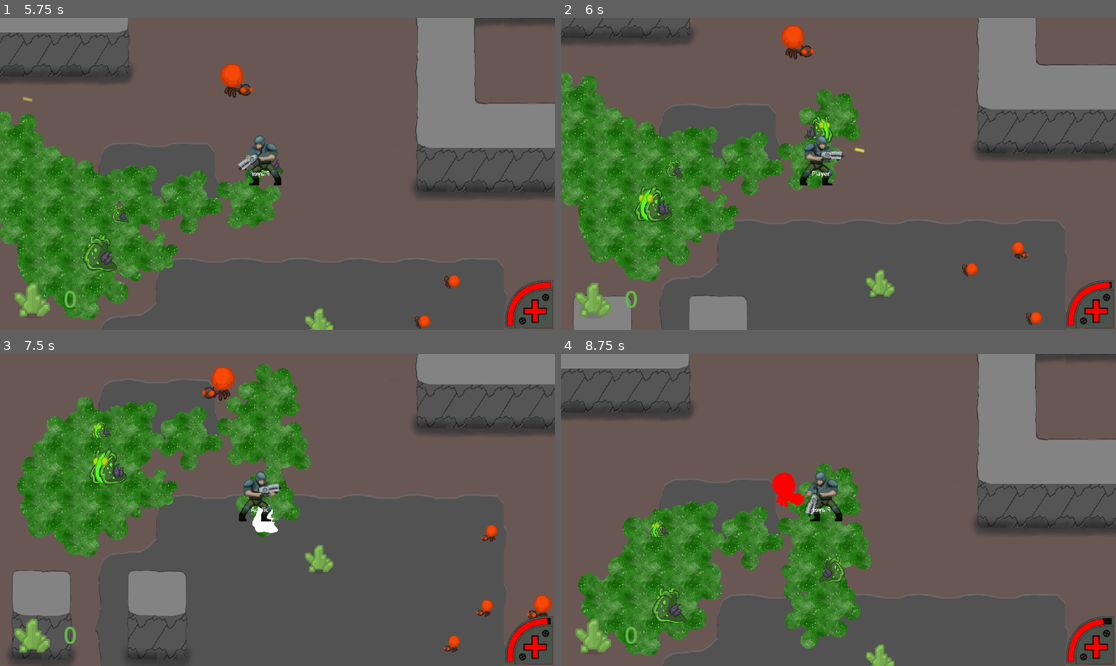
Above: before the commit, frames 1-4 (two rows, left to right).
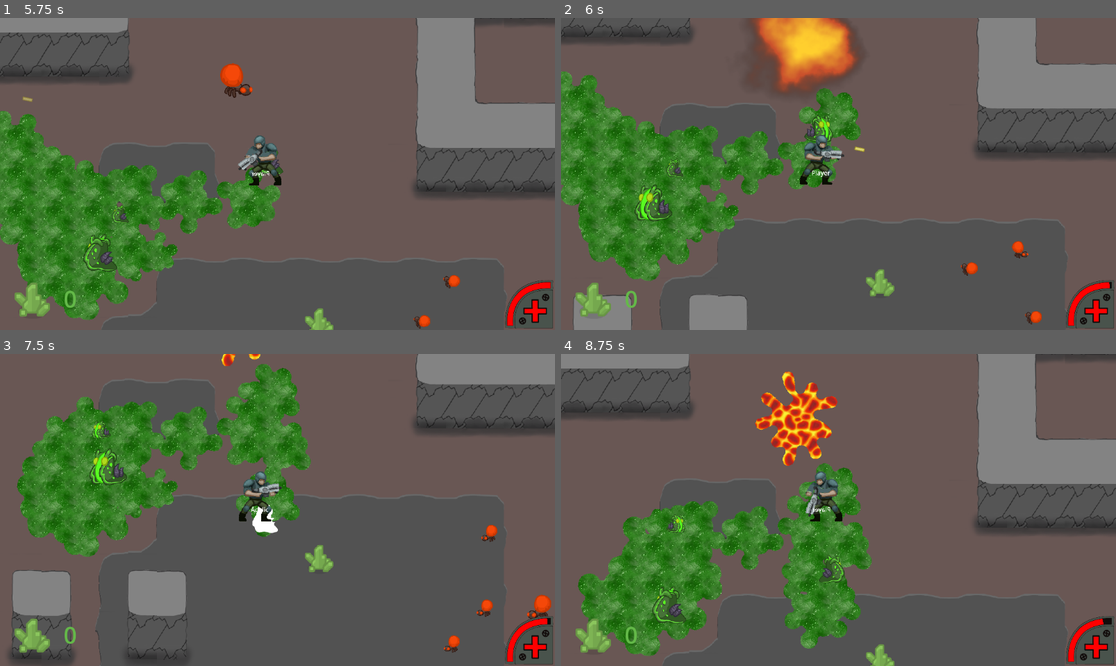
Above: after the commit, the same moments.

Repository: nuzcraft/gdfg-team-4
Game: Godot game, scene res://scenes/title.tscn
Same seed, same stepped clock (60 frames per second), same inputs: the game is played once before the commit and once after it.
Inputs (mouse positions are in pixels of both pictures, inside the frame that each line leads up to):
- Up to frame 1 (5.75 s): click "Play" at 0.5 s; tap Enter at 1.25 s; move the mouse to (399, 158) at 1.27 s; hold D (right) 1.28-2 s; tap Space (primaryAction) at 1.35, 4.35 s; click (399, 158) at 1.42 s; drag from (166, 189) to (449, 320) at 2.02 s; move the mouse to (333, 105) at 2.77 s; hold D (right) 2.78-3.5 s; tap Alt at 2.85 s; drag from (249, 236) to (55, 42) at 3.52 s; move the mouse to (444, 220) at 4.27 s; hold A (left) 4.28-5 s; drag from (111, 127) to (222, 202) at 5.02 s
- Up to frame 2 (6 s): move the mouse to (866, 174) at 5.77 s; hold S (down) from 5.78 s (still down); tap Alt at 5.85 s; click (866, 174) at 5.92 s
- Up to frame 3 (7.5 s): release S (down) at 6.5 s; drag from (194, 432) to (316, 522) at 6.52 s; move the mouse to (399, 494) at 7.27 s; hold W (up) from 7.28 s (still down); tap Space (primaryAction) at 7.35 s
- Up to frame 4 (8.75 s): release W (up) at 8 s; drag from (727, 525) to (810, 572) at 8.02 s

Frame 1 is identical in both runs. In frame 2, 5.9% of the frame differs, in the area x 0-100%, y 0-99%; in frame 3, 0.5%; in frame 4, 2.7%.

Commit message:
fixes lava ant not exploding

Diff:
--- a/scenes/enemies/lava_ant.gd
+++ b/scenes/enemies/lava_ant.gd
@@ -5,7 +5,7 @@
 
 # new states for lava ant
 enum {
-	PRIMED = 3
+	PRIMED = 4
 }
 
 func _ready() -> void:
